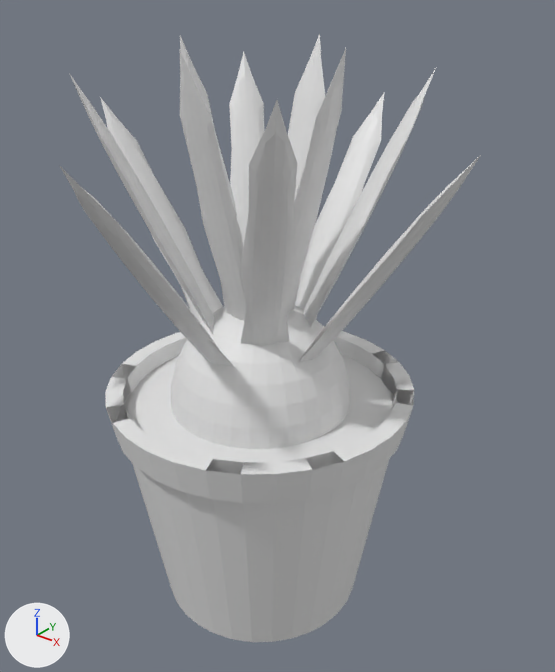
Before and after pictures for a commit that changed the FBX model Psyche VR Experience/Assets/Visual_Assets/Models/Plant2.fbx.
Camera for both pictures: a camera (50 mm lens) standing at (3.13, -3.71, 4.48) and looking at (0.12, 0.05, 2.15). Arrows for +X, +Y and +Z are at lower left; the lights stay in place. The picture after the commit comes second. Where no turn or scale is listed for an object, it has been applied to the vertices.

Names of what the first picture shows: 'Cone', 'Cone.001', 'Leaf', 'Leaf.001', 'Leaf.002', 'Leaf.003', 'Leaf.004', 'Leaf.005', 'Leaf.006', 'Leaf.007', 'Leaf.008', 'Leaf.009', 'Leaf.010', 'Leaf.011', 'Sphere'.
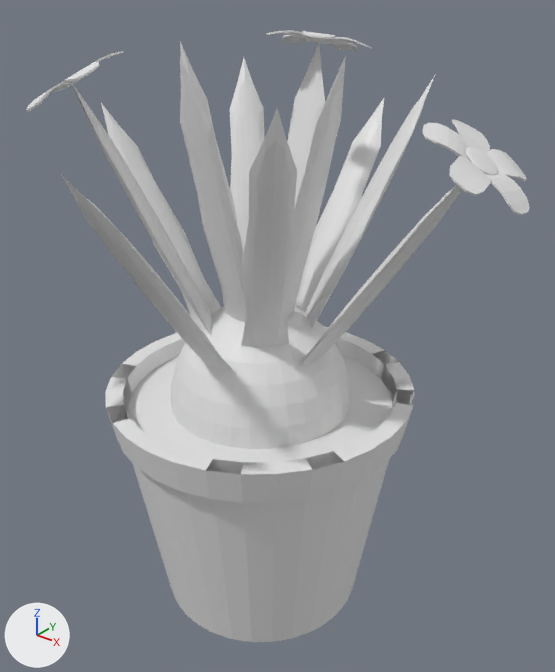
Commit message: US417 Task419: Added flowers to the plant decoration .

Pixel boxes (x1, y1, x2, y2) of what changed, in the pictures (555 x 672 px):
'Leaf.005', moved
    before: (240, 100, 297, 345)
    after: (241, 108, 297, 348)
'Leaf.003', moved
    before: (179, 49, 246, 321)
    after: (180, 58, 246, 322)
'Leaf.011', moved
    before: (59, 165, 234, 367)
    after: (60, 173, 232, 370)
'Leaf.010', moved
    before: (294, 93, 384, 319)
    after: (296, 98, 384, 311)
'Leaf.001', moved
    before: (285, 48, 346, 316)
    after: (285, 55, 346, 317)
'Leaf.007', moved
    before: (303, 68, 436, 328)
    after: (305, 76, 435, 329)
'Leaf', moved
    before: (298, 155, 481, 363)
    after: (300, 184, 462, 366)
'Leaf.006', moved
    before: (69, 73, 215, 334)
    after: (72, 84, 213, 335)
'Leaf.009', moved
    before: (100, 97, 223, 323)
    after: (101, 103, 221, 325)
'Petals.002', added
    after: (422, 119, 530, 215)
'Leaf.004', moved
    before: (229, 52, 264, 246)
    after: (230, 58, 265, 252)
'Leaf.002', moved
    before: (288, 34, 325, 195)
    after: (287, 42, 325, 201)
'Leaf.008', moved (mostly hidden)
    before: (180, 36, 237, 312)
    after: (180, 41, 238, 311)
'Petals', added
    after: (267, 30, 372, 51)
'Petals.001', added
    after: (26, 51, 124, 112)
'FlowerCenter.002', added
    after: (466, 147, 498, 175)

Diff of the bpy script that builds the scene:
```diff
--- a/Psyche VR Experience/Assets/Visual_Assets/Models/Plant2.fbx.py
+++ b/Psyche VR Experience/Assets/Visual_Assets/Models/Plant2.fbx.py
@@ me_cube_008 @@
+me_cube_008.from_pydata(...)  # 180 vertices, 170 faces; spans x -0.26..0.289, y -0.348..0.339, z -0.206..0.195
@@ me_cube_006 @@
+me_cube_006.from_pydata(...)  # 180 vertices, 170 faces; spans x -0.341..0.347, y -0.311..0.342, z -0.077..0.083
@@ me_sphere_003 @@
+me_sphere_003.from_pydata(...)  # 482 vertices, 512 faces; spans x -0.082..0.082, y -0.101..0.101, z -0.059..0.059
@@ me_cube_007 @@
+me_cube_007.from_pydata(...)  # 180 vertices, 170 faces; spans x -0.309..0.322, y -0.334..0.297, z -0.172..0.173
@@ ob_leaf_007 @@
 ob_leaf_007 = bpy.data.objects.new('Leaf.007', me_cube_020)
-ob_leaf_007.location = (0.45, 0.45, 2.9)
+ob_leaf_007.location = (0.45, 0.45, 2.862)
@@ ob_leaf_003 @@
 ob_leaf_003 = bpy.data.objects.new('Leaf.003', me_cube_016)
-ob_leaf_003.location = (0.0, -0.35, 3.0)
+ob_leaf_003.location = (0.0, -0.35, 2.962)
@@ ob_leaf_006 @@
 ob_leaf_006 = bpy.data.objects.new('Leaf.006', me_cube_019)
-ob_leaf_006.location = (-0.45, -0.45, 2.9)
+ob_leaf_006.location = (-0.45, -0.45, 2.862)
@@ ob_leaf_002 @@
 ob_leaf_002 = bpy.data.objects.new('Leaf.002', me_cube_003)
-ob_leaf_002.location = (0.0, 0.35, 3.0)
+ob_leaf_002.location = (0.0, 0.35, 2.962)
@@ ob_leaf_011 @@
 ob_leaf_011 = bpy.data.objects.new('Leaf.011', me_cube_024)
-ob_leaf_011.location = (0.0, -0.85, 2.7)
+ob_leaf_011.location = (0.0, -0.85, 2.662)
@@ ob_leaf_004 @@
 ob_leaf_004 = bpy.data.objects.new('Leaf.004', me_cube_017)
-ob_leaf_004.location = (-0.45, 0.45, 2.9)
+ob_leaf_004.location = (-0.45, 0.45, 2.862)
@@ ob_leaf_005 @@
 ob_leaf_005 = bpy.data.objects.new('Leaf.005', me_cube_018)
-ob_leaf_005.location = (0.45, -0.45, 2.9)
+ob_leaf_005.location = (0.45, -0.45, 2.862)
@@ ob_leaf @@
 ob_leaf = bpy.data.objects.new('Leaf', me_cube)
-ob_leaf.location = (0.85, 0.0, 2.7)
+ob_leaf.location = (0.85, 0.0, 2.662)
@@ ob_leaf_001 @@
 ob_leaf_001 = bpy.data.objects.new('Leaf.001', me_cube_001)
-ob_leaf_001.location = (0.35, 0.0, 3.0)
+ob_leaf_001.location = (0.35, 0.0, 2.962)
@@ ob_leaf_010 @@
 ob_leaf_010 = bpy.data.objects.new('Leaf.010', me_cube_023)
-ob_leaf_010.location = (0.0, 0.85, 2.7)
+ob_leaf_010.location = (0.0, 0.85, 2.662)
@@ ob_leaf_009 @@
 ob_leaf_009 = bpy.data.objects.new('Leaf.009', me_cube_022)
-ob_leaf_009.location = (-0.85, 0.0, 2.7)
+ob_leaf_009.location = (-0.85, 0.0, 2.662)
@@ ob_leaf_008 @@
 ob_leaf_008 = bpy.data.objects.new('Leaf.008', me_cube_021)
-ob_leaf_008.location = (-0.35, 0.0, 3.0)
+ob_leaf_008.location = (-0.35, 0.0, 2.962)
@@ ob_petals_002 @@
+ob_petals_002 = bpy.data.objects.new('Petals.002', me_cube_008)
+ob_petals_002.location = (1.479, 0.003, 3.553)
@@ ob_petals @@
+ob_petals = bpy.data.objects.new('Petals', me_cube_006)
+ob_petals.location = (0.0, 0.637, 4.016)
@@ ob_flowercenter_002 @@
+ob_flowercenter_002 = bpy.data.objects.new('FlowerCenter.002', me_sphere_003)
+ob_flowercenter_002.location = (1.492, 0.004, 3.572)
@@ ob_petals_001 @@
+ob_petals_001 = bpy.data.objects.new('Petals.001', me_cube_007)
+ob_petals_001.location = (-0.769, -0.769, 3.844)
```
